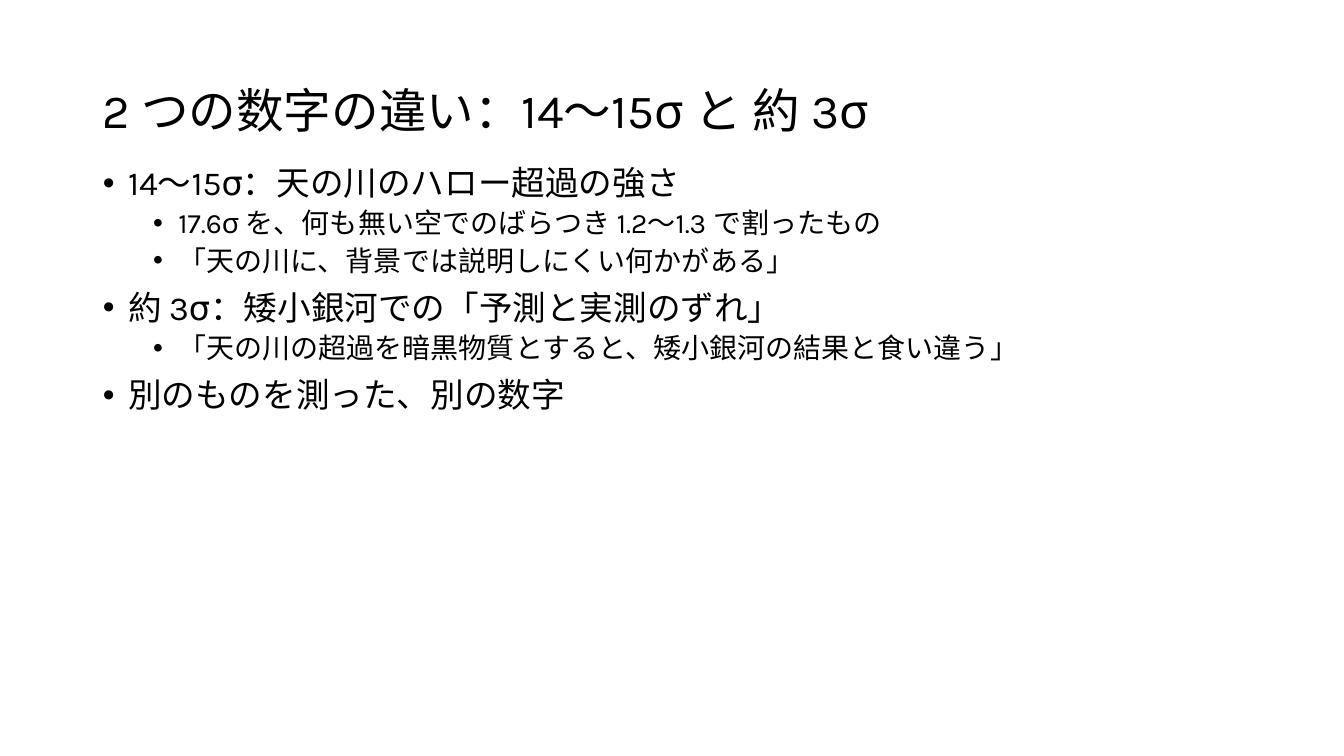
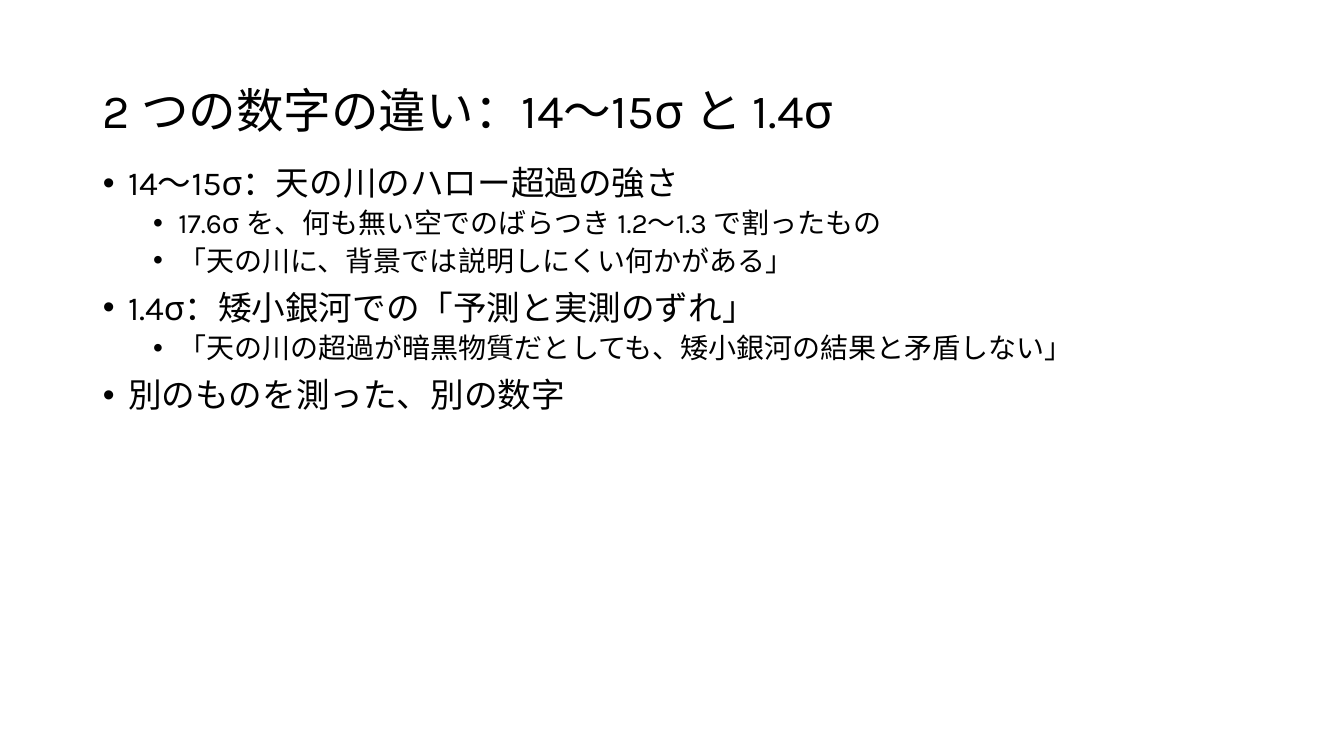
Before and after one commit to Mikann20041029/darkmatter-slides, a slide deck: slide 47 of slides/2026-10-03_研究進捗報告_claude_夕方版.pptx. Drawn at 1344x756 pixels with LibreOffice and Linux fonts; fonts in the diff are those of the drawing. Boxes give left, top, right and bottom in pixels: in the first picture for what was removed or moved away, otherwise in the second. Text is boxed around its words. In the diff, an @@ line names an element or a change of style, - is before the commit and + after.

```diff
--- a/slides/2026-10-03_研究進捗報告_claude_夕方版.pptx
+++ b/slides/2026-10-03_研究進捗報告_claude_夕方版.pptx
@@ title at (x1=102, y1=88, x2=833, y2=132): text changed @@
-2 つの数字の違い：14〜15σ と 約 3σ
+2 つの数字の違い：14〜15σ と 1.4σ
@@ text at (x1=128, y1=291, x2=1072, y2=361): text changed @@
-• 約 3σ：矮小銀河での「予測と実測のずれ」
-  • 「天の川の超過を暗黒物質とすると、矮小銀河の結果と食い違う」
+• 1.4σ：矮小銀河での「予測と実測のずれ」
+  • 「天の川の超過が暗黒物質だとしても、矮小銀河の結果と矛盾しない」
```
Also in this commit, not shown: 6 other slides changed.
